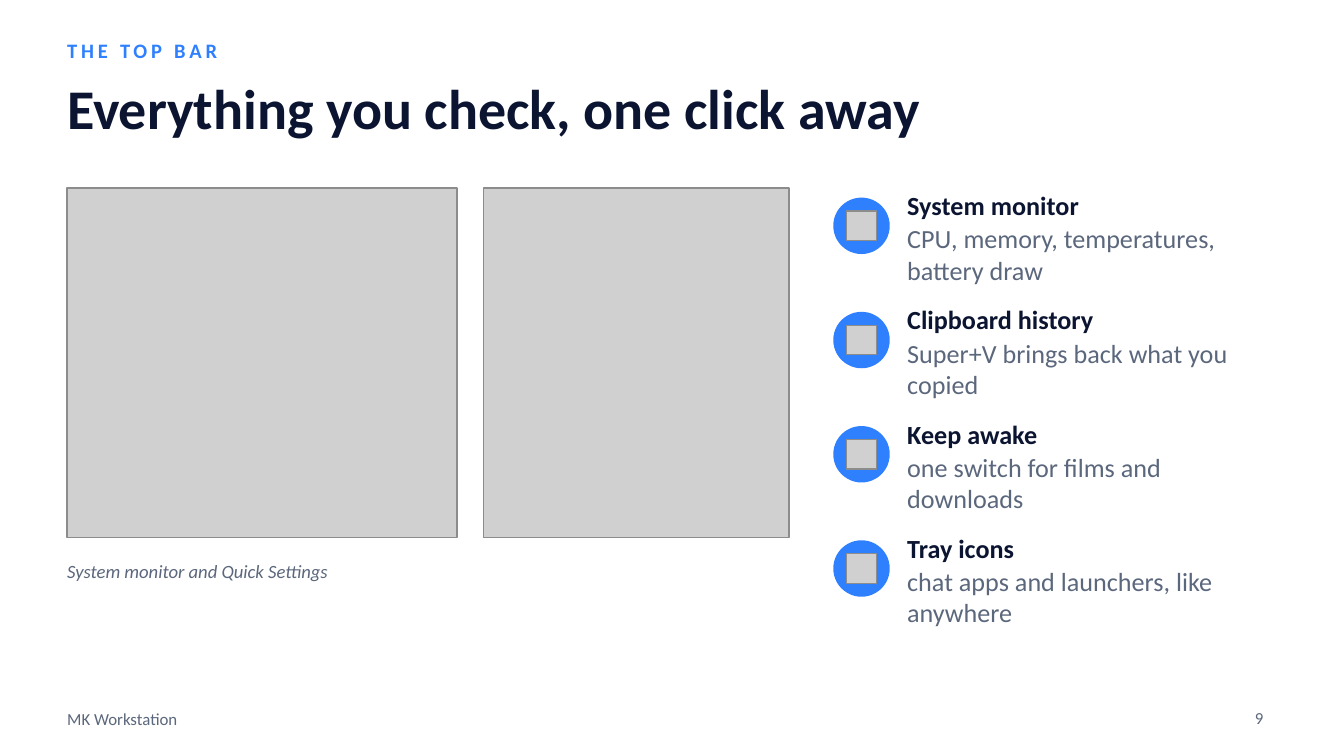
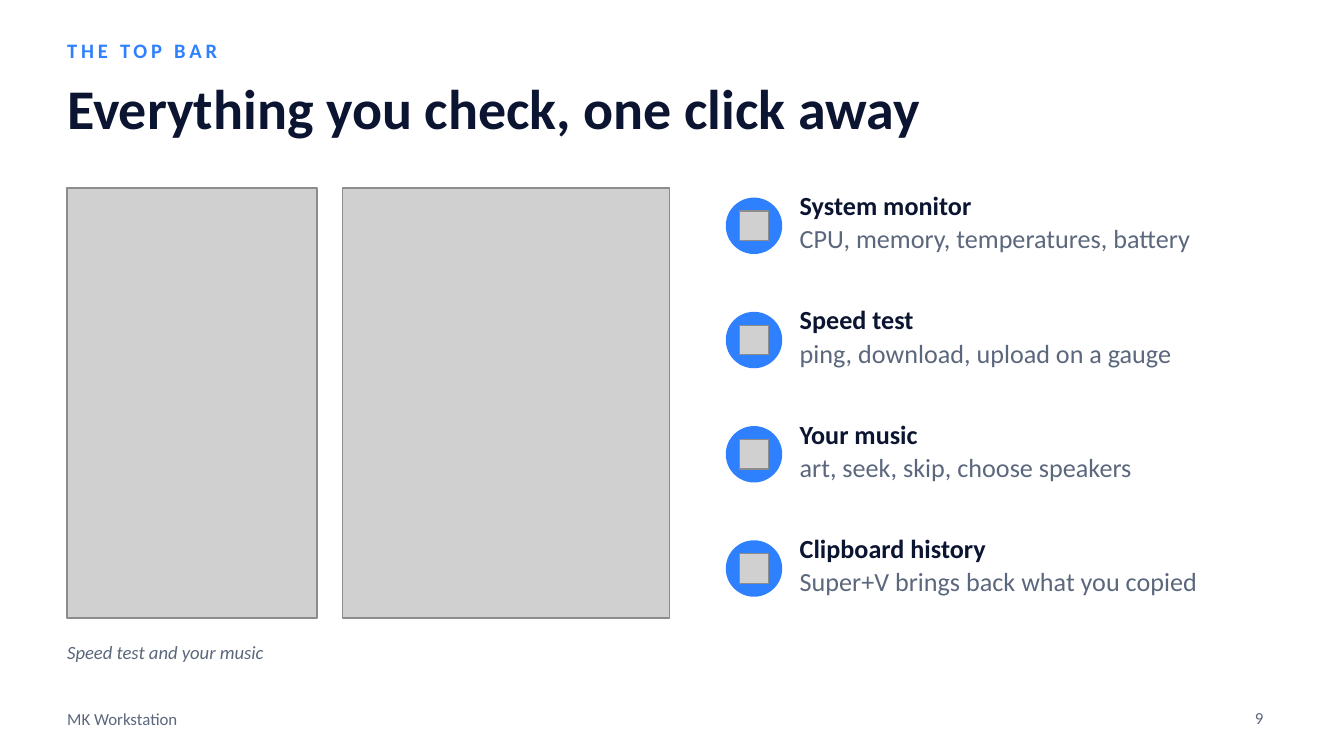
Before and after one commit to MehulK-techie/fedora-workstation-config, a slide deck: slide 9 of docs/MK-Workstation-Overview.pptx. Drawn at 1344x756 pixels with LibreOffice and Linux fonts; fonts in the diff are those of the drawing; grey boxes stand for pictures. Boxes give left, top, right and bottom in pixels: in the first picture for what was removed or moved away, otherwise in the second. Text is boxed around its words. In the diff, an @@ line names an element or a change of style, - is before the commit and + after.

```diff
--- a/docs/MK-Workstation-Overview.pptx
+++ b/docs/MK-Workstation-Overview.pptx
@@ picture: place and size @@
-picture at <box>67,188,457,538</box>
+picture at <box>67,188,317,618</box>
@@ picture: place and size @@
-picture at <box>484,188,789,538</box>
+picture at <box>343,188,669,618</box>
@@ text "System monitor": place and size @@
-text "System monitor" at <box>907,196,1215,284</box>
+text "System monitor" at <box>800,196,1189,252</box>
@@ picture: place and size @@
-picture at <box>847,211,876,241</box>
+picture at <box>739,211,769,241</box>
@@ text at <box>800,230,1189,252</box>: text changed @@
-CPU, memory, temperatures, battery draw
+CPU, memory, temperatures, battery
@@ picture added at <box>739,325,769,355</box> @@
@@ text added at <box>800,310,1171,368</box>, 14 pt, text #5B677C @@
+Speed test
+ping, download, upload on a gauge
@@ picture added at <box>739,439,769,469</box> @@
@@ text at <box>800,425,1132,481</box>: text changed @@
-Keep awake
-one switch for films and downloads
+Your music
+art, seek, skip, choose speakers
@@ picture removed at <box>847,439,876,469</box> @@
@@ text "Clipboard history" rewrapped from <box>907,310,1227,398</box> to <box>800,539,1197,596</box> @@
@@ text removed at <box>907,539,1212,626</box> @@
-Tray icons
-chat apps and launchers, like anywhere
@@ 4 ellipses: place and size @@
-4 ellipses at <box>833,198,890,597</box>
+4 ellipses at <box>726,198,782,597</box>
@@ picture: place and size @@
-picture at <box>847,325,876,355</box>
+picture at <box>739,554,769,583</box>
@@ picture removed at <box>847,554,876,583</box> @@
@@ text at <box>67,646,264,662</box>: text changed @@
-System monitor and Quick Settings
+Speed test and your music
```
Also in this commit, not shown: 4 other slides changed, 13 other files.
